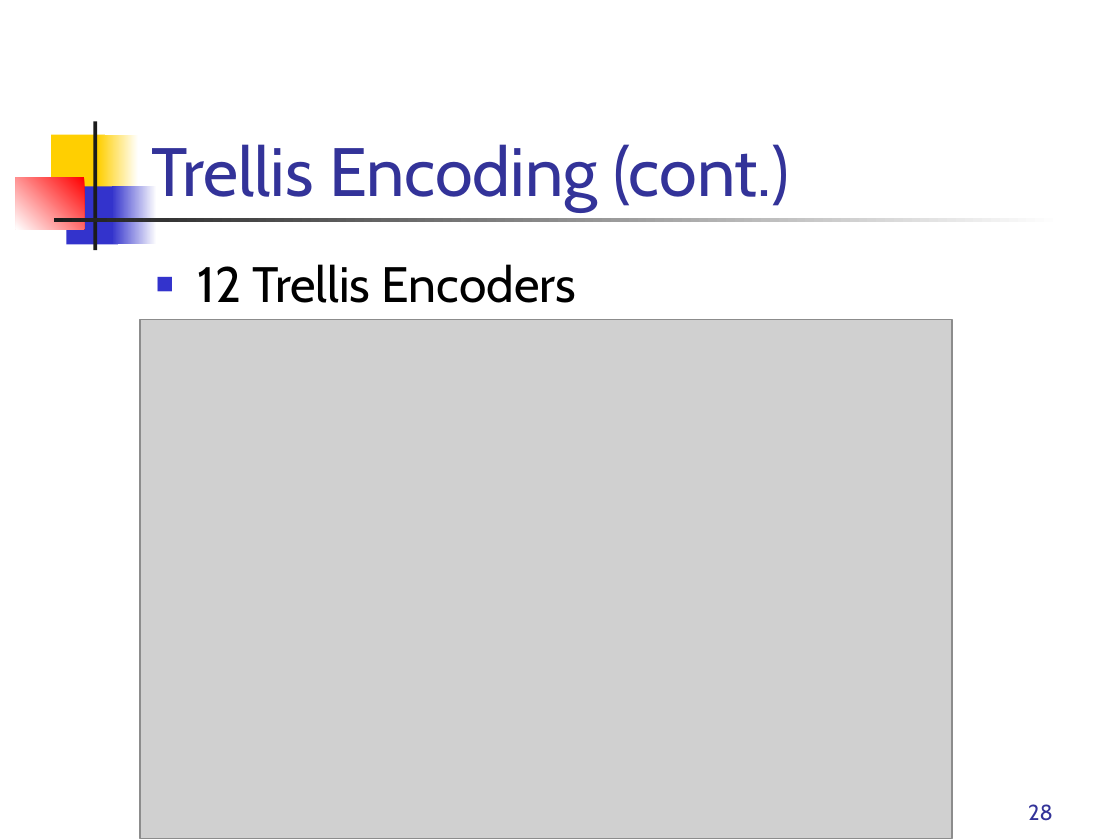
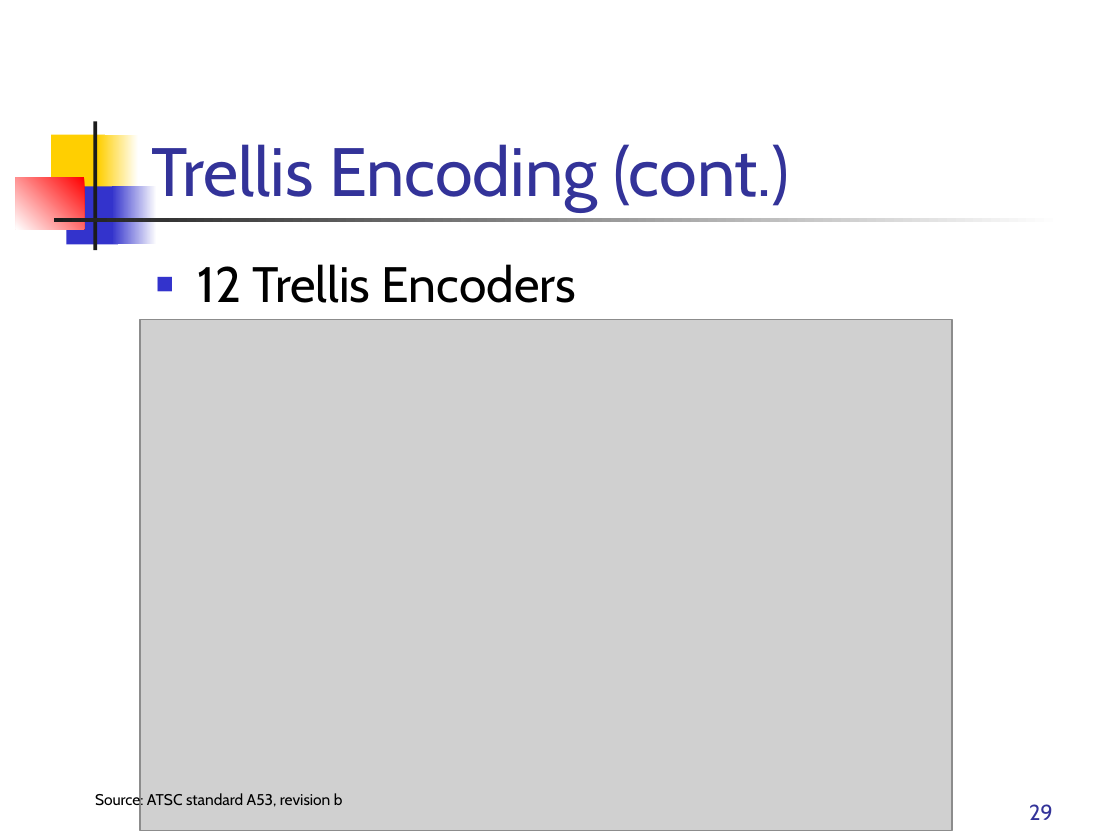
Before and after one commit to rrnewton/StreamIt, a slide deck: slide 29 of streams/apps/applications/hdtv/docs/Streamit-HDTV.ppt (slide 28 before the commit). Drawn at 1120x840 pixels with LibreOffice and Linux fonts; fonts in the diff are those of the drawing; grey boxes stand for pictures. Boxes give left, top, right and bottom in pixels: in the first picture for what was removed or moved away, otherwise in the second. Text is boxed around its words. In the diff, an @@ line names an element or a change of style, - is before the commit and + after.

```diff
--- a/streams/apps/applications/hdtv/docs/Streamit-HDTV.ppt
+++ b/streams/apps/applications/hdtv/docs/Streamit-HDTV.ppt
@@ picture: place and size @@
-picture at [140,320,952,839]
+picture at [140,320,952,831]
@@ text added at [95,791,343,809], 10 pt, text #000000 @@
+Source: ATSC standard A53, revision b
@@ page number at [1029,804,1053,820]: text changed @@
-28
+29
```
Also in this commit, not shown: 7 other slides changed, 1 slide added, 1 other file.
